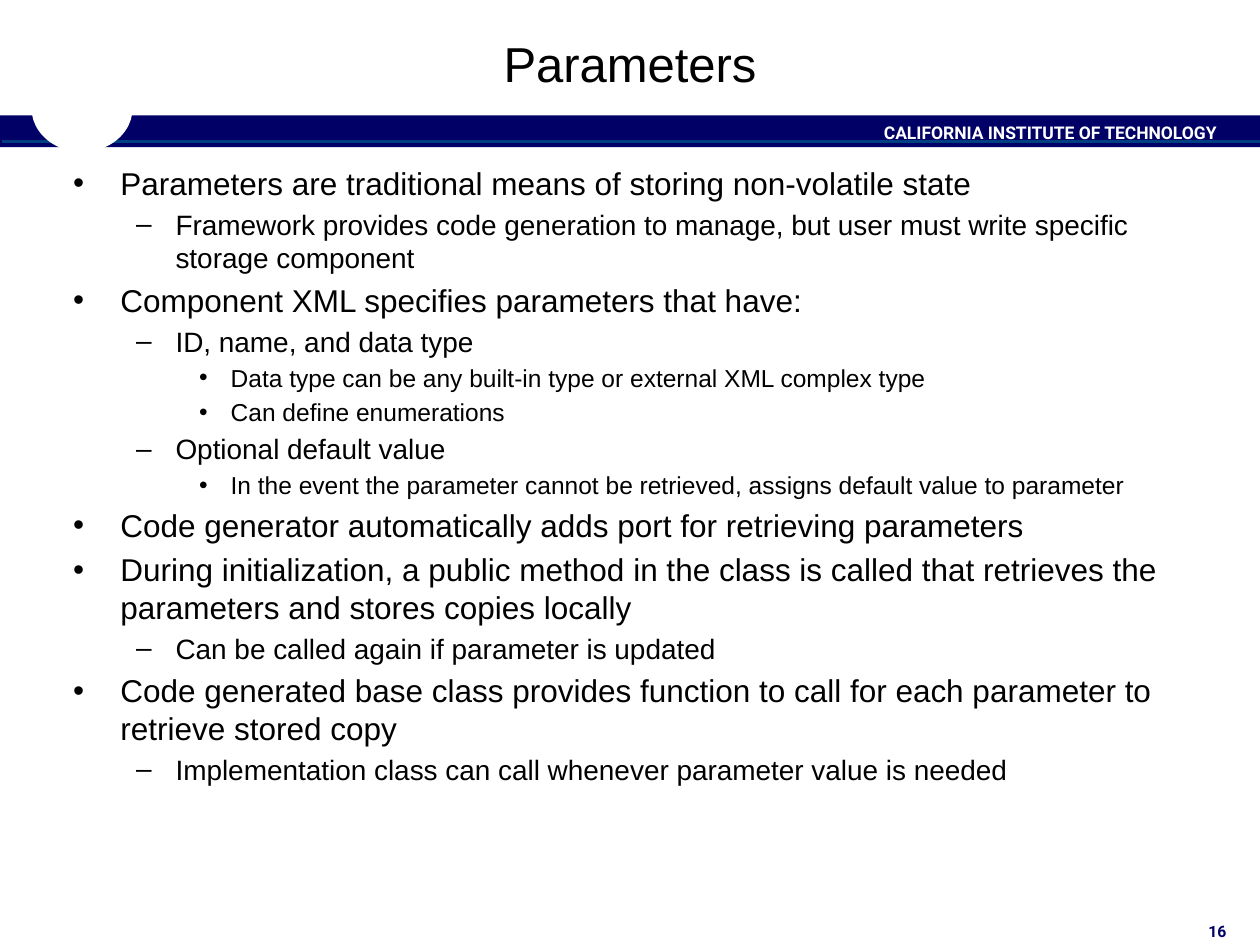
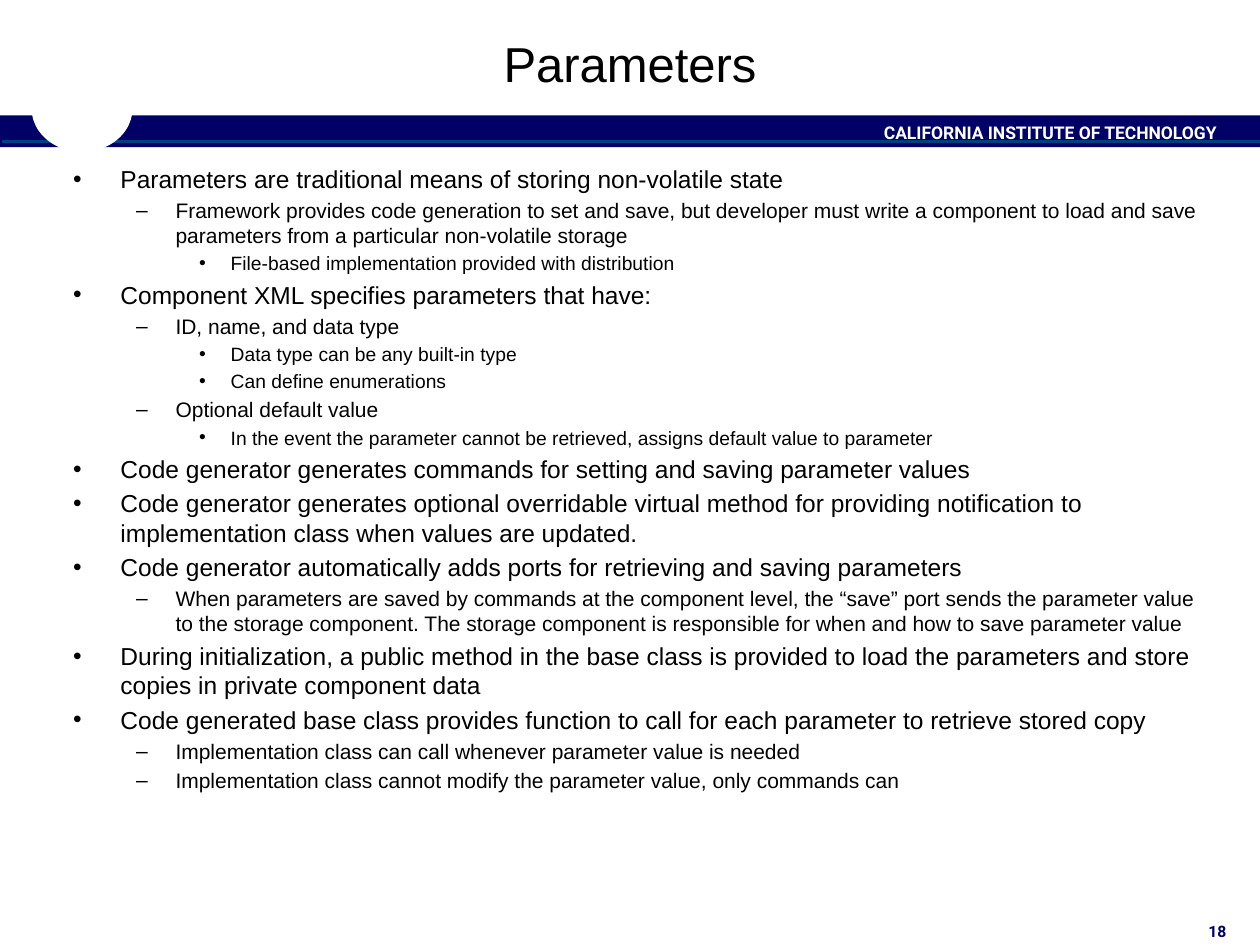
Before and after one commit to christianjeromeilustre/fprime-control, a slide deck: slide 18 of docs/Architecture/FPrimeSoftwareArchitecture.pptx (slide 16 before the commit). Drawn at 1260x945 pixels with LibreOffice and Linux fonts; fonts in the diff are those of the drawing; background and template pictures are left out. Boxes give left, top, right and bottom in pixels: in the first picture for what was removed or moved away, otherwise in the second. Text is boxed around its words. In the diff, an @@ line names an element or a change of style, - is before the commit and + after.

```diff
--- a/docs/Architecture/FPrimeSoftwareArchitecture.pptx
+++ b/docs/Architecture/FPrimeSoftwareArchitecture.pptx
@@ text at [120, 170, 1146, 763]: size 18 to 14 pt in "Parameters are traditional means of storing non-volatile ...", "Component XML specifies parameters that have:", "Code generated base class provides function to ..."; size 16 to 12 pt in "ID, name, and data type", "Optional default value", "Implementation class can call whenever parameter value ..."; size 14 to 11 pt in "Can define enumerations", "In the event the parameter cannot be ..." @@
@@ text at [176, 202, 1196, 248]: text changed; size 16 to 12 pt @@
-  – Framework provides code generation to manage, but user must write specific storage component
+  – Framework provides code generation to set and save, but developer must write a component to load and save parameters from a particular non-volatile storage
+    • File-based implementation provided with distribution
@@ text at [231, 369, 925, 392]: text changed; size 14 to 11 pt @@
-    • Data type can be any built-in type or external XML complex type
+    • Data type can be any built-in type
@@ text at [120, 460, 1194, 699]: text changed; size 18 to 14 pt @@
-• Code generator automatically adds port for retrieving parameters
-• During initialization, a public method in the class is called that retrieves the parameters and stores copies locally
-  – Can be called again if parameter is updated
+• Code generator generates commands for setting and saving parameter values
+• Code generator generates optional overridable virtual method for providing notification to implementation class when values are updated.
+• Code generator automatically adds ports for retrieving and saving parameters
+  – When parameters are saved by commands at the component level, the “save” port sends the parameter value to the storage component. The storage component is responsible for when and how to save parameter value
+• During initialization, a public method in the base class is provided to load the parameters and store copies in private component data
@@ text at [176, 772, 899, 793]: paragraph added @@
+  – Implementation class cannot modify the parameter value, only commands can
```
Also in this commit, not shown: 20 other slides changed, 7 slides added.
